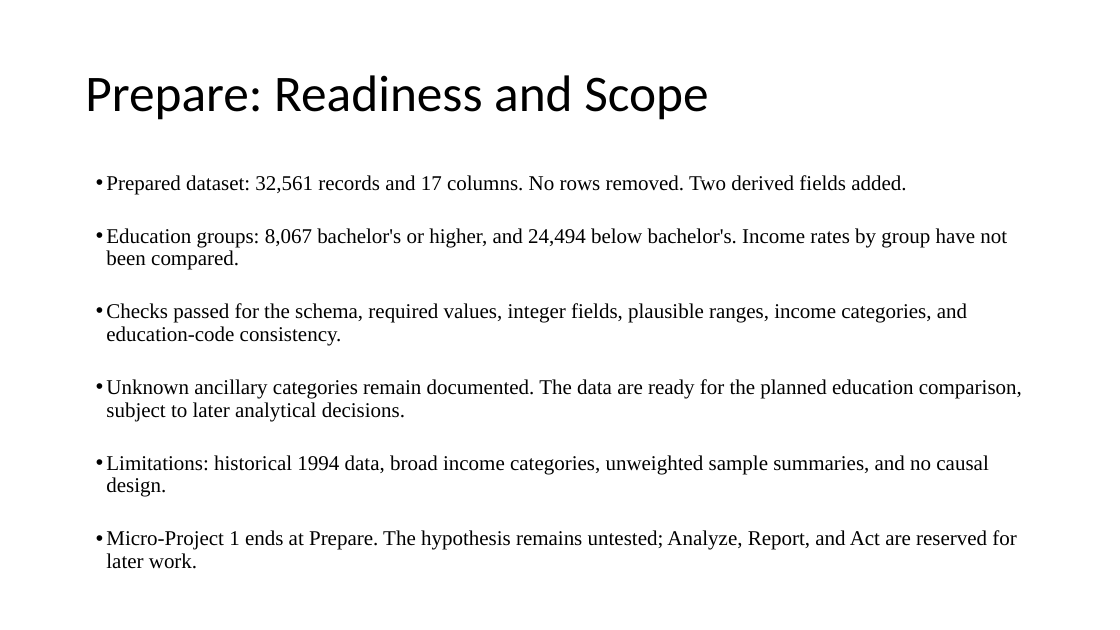
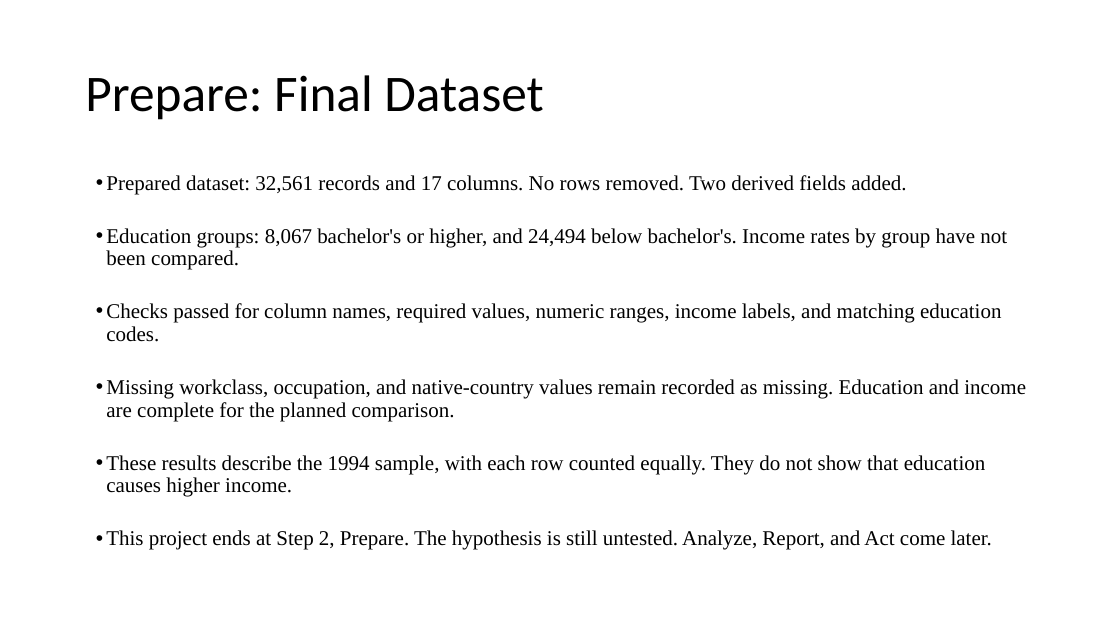
Before and after one commit to mascon0423/ANA500, a slide deck: slide 7 of deliverables/Douglas_Bobeck_ANA500_Micro_Project_1.pptx. Drawn at 1120x630 pixels with LibreOffice and Linux fonts; fonts in the diff are those of the drawing. Boxes give left, top, right and bottom in pixels: in the first picture for what was removed or moved away, otherwise in the second. Text is boxed around its words. In the diff, an @@ line names an element or a change of style, - is before the commit and + after.

Commit message:
Simplify project wording and refresh submission documents

```diff
--- a/deliverables/Douglas_Bobeck_ANA500_Micro_Project_1.pptx
+++ b/deliverables/Douglas_Bobeck_ANA500_Micro_Project_1.pptx
@@ title at bbox=[85, 75, 543, 120]: text changed @@
-Prepare: Readiness and Scope
+Prepare: Final Dataset
@@ text at bbox=[106, 303, 1026, 550]: text changed @@
-• Checks passed for the schema, required values, integer fields, plausible ranges, income categories, and education-code consistency.
-• Unknown ancillary categories remain documented. The data are ready for the planned education comparison, subject to later analytical decisions.
-• Limitations: historical 1994 data, broad income categories, unweighted sample summaries, and no causal design.
-• Micro-Project 1 ends at Prepare. The hypothesis remains untested; Analyze, Report, and Act are reserved for later work.
+• Checks passed for column names, required values, numeric ranges, income labels, and matching education codes.
+• Missing workclass, occupation, and native-country values remain recorded as missing. Education and income are complete for the planned comparison.
+• These results describe the 1994 sample, with each row counted equally. They do not show that education causes higher income.
+• This project ends at Step 2, Prepare. The hypothesis is still untested. Analyze, Report, and Act come later.
```
Also in this commit, not shown: 5 other slides changed, 4 other files.
